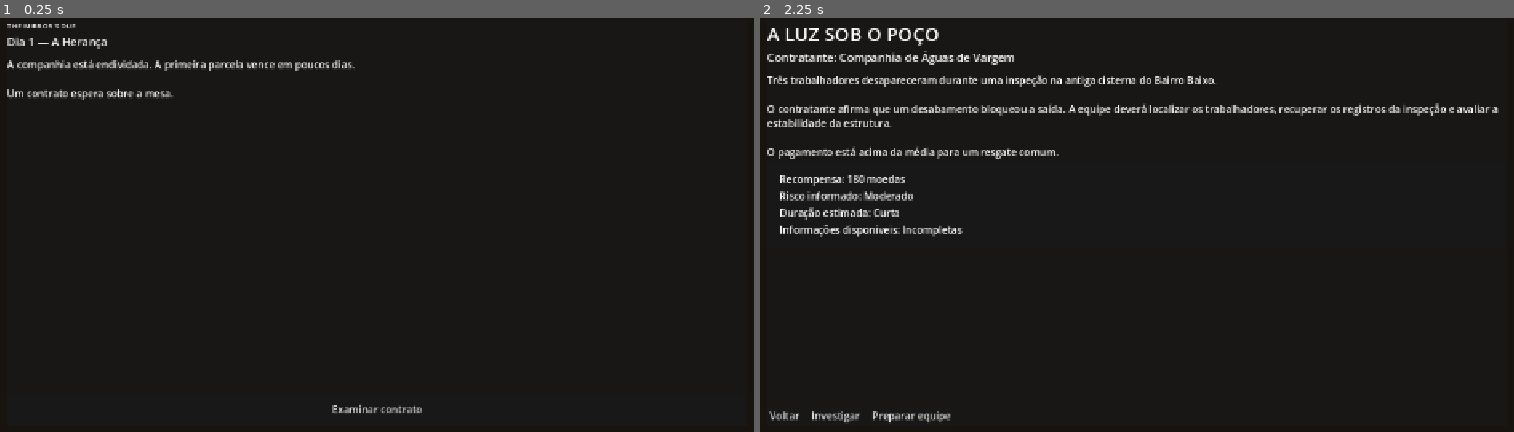
Above: before the commit, frames 1-2 (left to right).
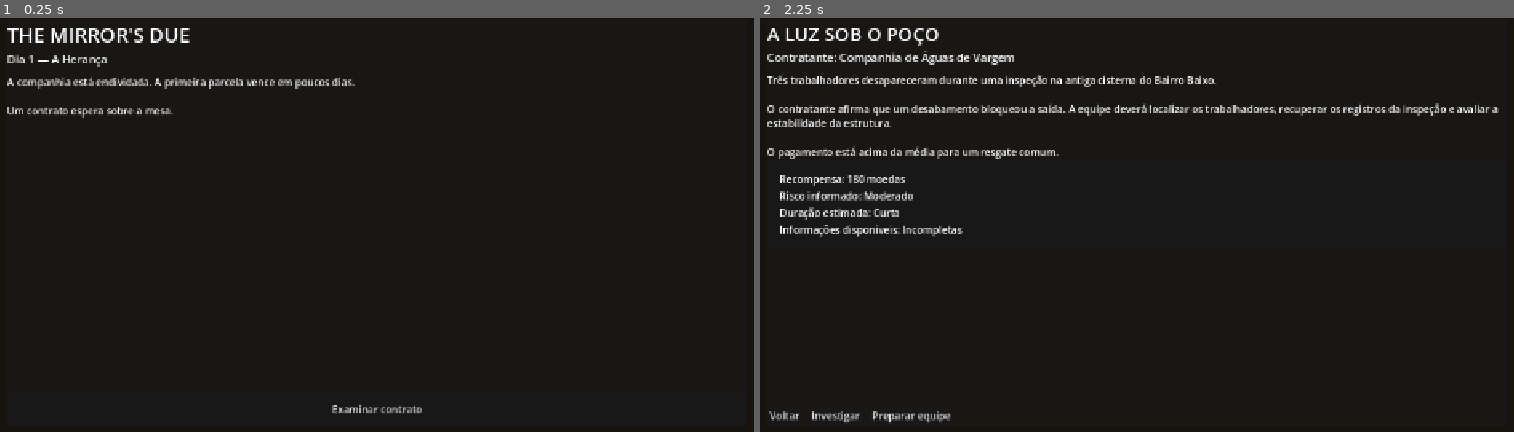
Above: after the commit, the same moments.

Repository: k1ngS/the-mirrors-due
Game: Godot game, scene res://scenes/main/main.tscn
Two runs of this game, one before a commit and one after it. Both use one fixed random seed, a clock stepped at 60 frames per second and the inputs below.
Inputs:
- Up to frame 1 (0.25 s): no input
- Up to frame 2 (2.25 s): click "Examinar contrato" at 0.5 s; click "Voltar" at 1.25 s; click "Examinar contrato" at 2 s

The runs differ from the first frame. In frame 1, 2.4% of the frame differs, in the area x 0-48%, y 1-25%; in frame 2, nothing differs.

Commit message:
feat: ajustar tamanhos de fonte e corrigir nomes de nós na interface

Diff:
--- a/scenes/main/main.tscn
+++ b/scenes/main/main.tscn
@@ -43,7 +43,7 @@
 
 [node name="TitleLabel" type="Label" parent="ScreenContainer/MainPanel/HomeScreen" unique_id=150858321]
 layout_mode = 2
-theme_override_font_sizes/font_size = 12
+theme_override_font_sizes/font_size = 32
 text = "THE MIRROR'S DUE"
 
 [node name="DayLabel" type="Label" parent="ScreenContainer/MainPanel/HomeScreen" unique_id=1347575105]
@@ -51,7 +51,7 @@
 theme_override_font_sizes/font_size = 18
 text = "Dia 1 — A Herança"
 
-[node name="Dividr" type="HSeparator" parent="ScreenContainer/MainPanel/HomeScreen" unique_id=1624042508]
+[node name="Divider" type="HSeparator" parent="ScreenContainer/MainPanel/HomeScreen" unique_id=1624042508]
 layout_mode = 2
 
 [node name="DescriptionLabel" type="RichTextLabel" parent="ScreenContainer/MainPanel/HomeScreen" unique_id=2071792543]
@@ -276,7 +276,6 @@
 theme_override_constants/margin_bottom = 16
 
 [node name="LeadershipContent" type="VBoxContainer" parent="ScreenContainer/MainPanel/ExpeditionSetupScreen/LeadershipPanel/MarginContainer" unique_id=1221729811]
-visible = false
 layout_mode = 2
 
 [node name="LeadershipTitle" type="Label" parent="ScreenContainer/MainPanel/ExpeditionSetupScreen/LeadershipPanel/MarginContainer/LeadershipContent" unique_id=185578407]
@@ -322,23 +321,23 @@
 theme_override_constants/margin_right = 20
 theme_override_constants/margin_bottom = 16
 
-[node name="EquipmentContet" type="VBoxContainer" parent="ScreenContainer/MainPanel/ExpeditionSetupScreen/EquipmentPanel/MarginContainer" unique_id=1856992449]
-layout_mode = 2
-
-[node name="EquipmentTitle" type="Label" parent="ScreenContainer/MainPanel/ExpeditionSetupScreen/EquipmentPanel/MarginContainer/EquipmentContet" unique_id=755359073]
+[node name="EquipmentContent" type="VBoxContainer" parent="ScreenContainer/MainPanel/ExpeditionSetupScreen/EquipmentPanel/MarginContainer" unique_id=1856992449]
+layout_mode = 2
+
+[node name="EquipmentTitle" type="Label" parent="ScreenContainer/MainPanel/ExpeditionSetupScreen/EquipmentPanel/MarginContainer/EquipmentContent" unique_id=755359073]
 layout_mode = 2
 theme_override_font_sizes/font_size = 20
 text = "EQUIPAMENTOS DA COMPANHIA"
 
-[node name="EquipmentInstruction" type="Label" parent="ScreenContainer/MainPanel/ExpeditionSetupScreen/EquipmentPanel/MarginContainer/EquipmentContet" unique_id=1428918486]
+[node name="EquipmentInstruction" type="Label" parent="ScreenContainer/MainPanel/ExpeditionSetupScreen/EquipmentPanel/MarginContainer/EquipmentContent" unique_id=1428918486]
 layout_mode = 2
 text = "Escolha 2 equipamentos para levar."
 
-[node name="EquipmentGrid" type="GridContainer" parent="ScreenContainer/MainPanel/ExpeditionSetupScreen/EquipmentPanel/MarginContainer/EquipmentContet" unique_id=836890925]
+[node name="EquipmentGrid" type="GridContainer" parent="ScreenContainer/MainPanel/ExpeditionSetupScreen/EquipmentPanel/MarginContainer/EquipmentContent" unique_id=836890925]
 layout_mode = 2
 columns = 3
 
-[node name="RopeEquipment" type="CheckButton" parent="ScreenContainer/MainPanel/ExpeditionSetupScreen/EquipmentPanel/MarginContainer/EquipmentContet/EquipmentGrid" unique_id=1428889258]
+[node name="RopeEquipment" type="CheckButton" parent="ScreenContainer/MainPanel/ExpeditionSetupScreen/EquipmentPanel/MarginContainer/EquipmentContent/EquipmentGrid" unique_id=1428889258]
 unique_name_in_owner = true
 custom_minimum_size = Vector2(260, 110)
 layout_mode = 2
@@ -347,7 +346,7 @@
 Permite resgates,
 escaladas e rotas verticais."
 
-[node name="LanternEquipment" type="CheckButton" parent="ScreenContainer/MainPanel/ExpeditionSetupScreen/EquipmentPanel/MarginContainer/EquipmentContet/EquipmentGrid" unique_id=84259316]
+[node name="LanternEquipment" type="CheckButton" parent="ScreenContainer/MainPanel/ExpeditionSetupScreen/EquipmentPanel/MarginContainer/EquipmentContent/EquipmentGrid" unique_id=84259316]
 unique_name_in_owner = true
 custom_minimum_size = Vector2(260, 110)
 layout_mode = 2
@@ -356,7 +355,7 @@
 Reduz riscos na escuridão,
 mas pode revelar a equipe."
 
-[node name="MedicalKitEquipment" type="CheckButton" parent="ScreenContainer/MainPanel/ExpeditionSetupScreen/EquipmentPanel/MarginContainer/EquipmentContet/EquipmentGrid" unique_id=474733072]
+[node name="MedicalKitEquipment" type="CheckButton" parent="ScreenContainer/MainPanel/ExpeditionSetupScreen/EquipmentPanel/MarginContainer/EquipmentContent/EquipmentGrid" unique_id=474733072]
 unique_name_in_owner = true
 custom_minimum_size = Vector2(260, 110)
 layout_mode = 2
--- a/scripts/ui/main.gd
+++ b/scripts/ui/main.gd
@@ -325,7 +325,15 @@
 	current_event_requires_decision = false
 	tunnel_decision_resolved = false
 
+	mara_trust = 0
+	iven_trust = 0
+	selka_trust = 0
+	orren_trust = 0
+
 	decision_panel.hide()
+
+	end_expedition_button.disabled = false
+	advance_stage_button.disabled = false
 
 	hide_all_screens()
 	expedition_screen.show()
@@ -377,11 +385,10 @@
 	end_expedition_button.visible = is_final_stage
 
 	if current_event_requires_decision:
-		advance_stage_button.disabled = true
-	else:
-		advance_stage_button.disabled = false
-
-	if is_final_stage:
+		expedition_status_label.text = (
+			"A equipe precisa escolher uma rota antes de avançar."
+		)
+	elif is_final_stage:
 		expedition_status_label.text = (
 			"A equipe está retornando. A missão pode ser encerrada."
 		)
@@ -524,10 +531,6 @@
 		+"que parece mais estável, mas não há sinais dos trabalhadores."
 	)
 
-	expedition_status_label.text = (
-		"A equipe precisa escolher uma rota antes de avançar."
-	)
-
 	advance_stage_button.disabled = true
 
 func team_has_adventurer(adventurer_id: String) -> bool:
Not shown: 1 places in scenes/main/main.tscn that only renumber resources
